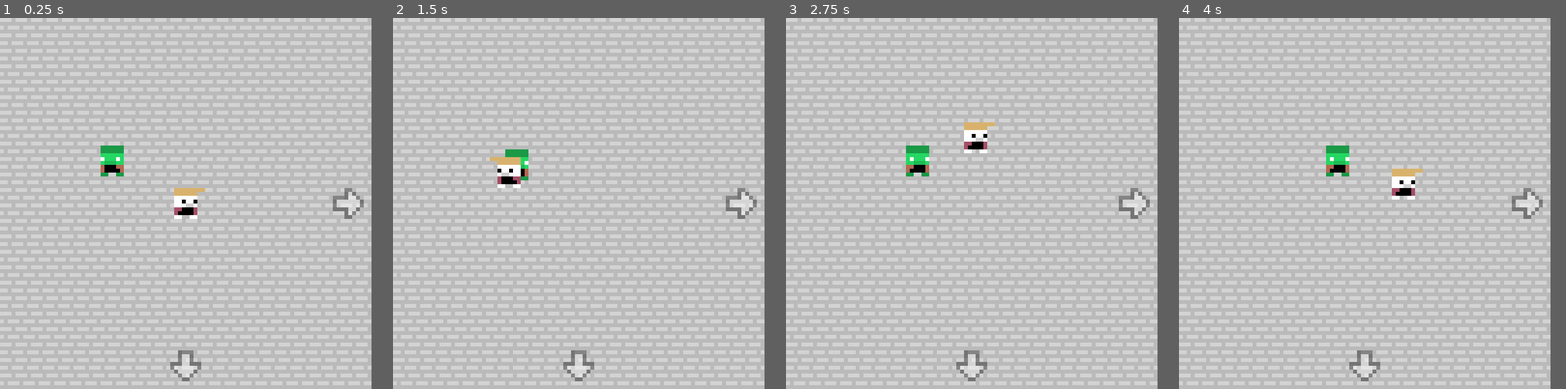
Above: before the commit, frames 1-4 (left to right).
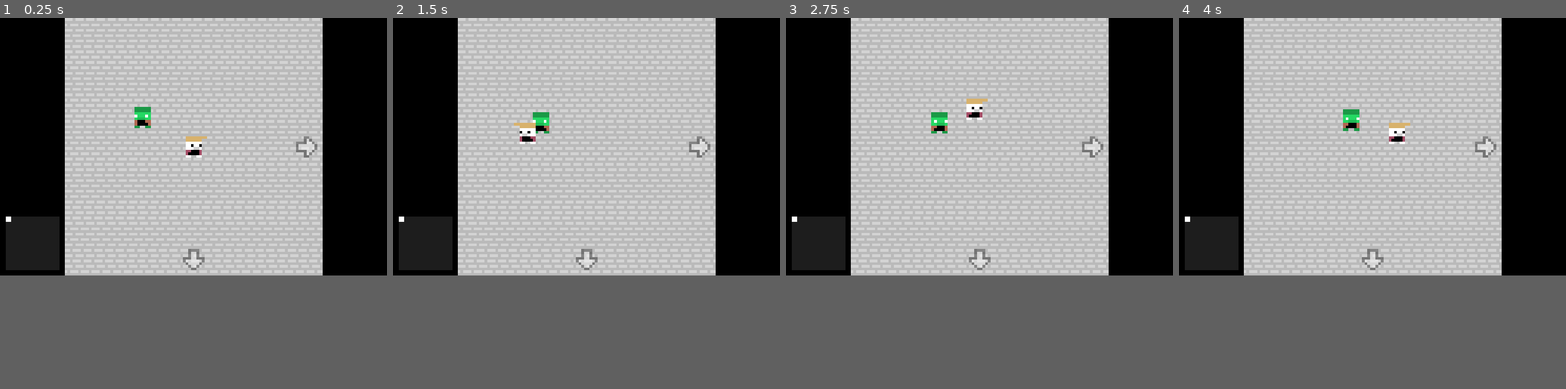
Above: after the commit, the same moments.

Repository: sjerpsthomas/escaping-laon
Game: Godot game, scene res://world/world.tscn
The game is run twice, just before and just after one commit, with the same random seed, the same clock (stepped at 60 frames per second) and the same inputs.
Inputs (mouse positions are in pixels of both pictures, inside the frame that each line leads up to):
- Up to frame 1 (0.25 s): no input
- Up to frame 2 (1.5 s): tap Enter at 0.5 s; move the mouse to (505, 158) at 0.52 s; press the mouse at (505, 158) at 0.53 s; move the mouse to (505, 222) at 1.27 s; release the mouse at (505, 222) at 1.28 s; click (505, 222) at 1.35 s
- Up to frame 3 (2.75 s): tap Space at 2 s; move the mouse to (1010, 121) at 2.02 s; press the mouse at (1010, 121) at 2.03 s
- Up to frame 4 (4 s): move the mouse to (1345, 277) at 2.77 s; release the mouse at (1345, 277) at 2.78 s; click (1345, 277) at 2.85 s; move the mouse to (1476, 259) at 3.52 s; press the mouse at (1476, 259) at 3.53 s
In our replay, the window is 768x768 before the commit and 800x533 after it. These sizes can differ from the game's own. Grey fills any space a smaller window leaves; there, only what the larger window draws over its background counts as a difference.

The runs differ from the first frame. In frame 1, 54% of the frame differs, in the area x 0-96%, y 0-99%; in frame 2, 54%; in frame 3, 54%; in frame 4, 54%.

Commit message:
Add minimap

Diff:
--- a/player/player.gd
+++ b/player/player.gd
@@ -15,6 +15,8 @@
 		var mouse_pos := get_global_mouse_position().round()
 		global_position = global_position.move_toward(mouse_pos, delta * 30)
 
+	position = position.clamp(Vector2(-48, -48), Vector2(48, 48))
+
 	# flip sprite
 	if roundi(prev_x) != roundi(global_position.x):
 		sprite.scale.x = -1 if prev_x > global_position.x else 1
--- a/project.godot
+++ b/project.godot
@@ -17,7 +17,6 @@
 
 [display]
 
-window/size/viewport_width=768
 window/size/viewport_height=768
 window/size/resizable=false
 window/stretch/mode="viewport"
--- a/world/arrow/arrow.gd
+++ b/world/arrow/arrow.gd
@@ -31,7 +31,7 @@
 	var player: Player = world_tile.player
 	var dist := global_position.distance_to(player.global_position)
 
-	if not Input.is_mouse_button_pressed(MOUSE_BUTTON_LEFT) or not Rect2(Vector2(-6, -6), Vector2(12, 12)).has_point(mouse_pos) or dist > 10:
+	if not Input.is_mouse_button_pressed(MOUSE_BUTTON_LEFT) or not Rect2(Vector2(-8, -8), Vector2(16, 16)).has_point(mouse_pos) or dist > 10:
 		go_timer /= 1.1
 		return
 
--- /dev/null
+++ b/world/ui.gd
@@ -0,0 +1,9 @@
+extends Control
+
+
+@onready var world := get_parent() as World
+
+func _process(delta: float) -> void:
+	position = world.camera.position - Vector2(72, 48)
+
+	$Minimap/Dot.position = world.current_coords * 2
--- a/world/world.tscn
+++ b/world/world.tscn
@@ -1,15 +1,50 @@
-[gd_scene load_steps=3 format=3 uid="uid://dypoyjxmbl7oj"]
+[gd_scene load_steps=4 format=3 uid="uid://dypoyjxmbl7oj"]
 
 [ext_resource type="Script" path="res://world/world.gd" id="1_lc4fv"]
 [ext_resource type="Script" path="res://world/camera.gd" id="3_fahtr"]
+[ext_resource type="Script" path="res://world/ui.gd" id="3_luqe2"]
 
 [node name="World" type="Node2D"]
 texture_filter = 1
 script = ExtResource("1_lc4fv")
-size = Vector2i(4, 3)
+size = Vector2i(10, 10)
 
 [node name="Tiles" type="Node2D" parent="."]
 
 [node name="Camera" type="Camera2D" parent="."]
 script = ExtResource("3_fahtr")
 metadata/_edit_lock_ = true
+
+[node name="UI" type="Control" parent="."]
+z_index = 2
+layout_mode = 3
+anchors_preset = 0
+offset_right = 144.0
+offset_bottom = 96.0
+script = ExtResource("3_luqe2")
+
+[node name="LeftBar" type="ColorRect" parent="UI"]
+layout_mode = 0
+offset_right = 24.0
+offset_bottom = 96.0
+color = Color(0, 0, 0, 1)
+
+[node name="RightBar" type="ColorRect" parent="UI"]
+layout_mode = 0
+offset_left = 120.0
+offset_right = 144.0
+offset_bottom = 96.0
+color = Color(0, 0, 0, 1)
+
+[node name="Minimap" type="ColorRect" parent="UI"]
+layout_mode = 0
+offset_left = 2.0
+offset_top = 74.0
+offset_right = 22.0
+offset_bottom = 94.0
+color = Color(0.114897, 0.114897, 0.114897, 1)
+
+[node name="Dot" type="ColorRect" parent="UI/Minimap"]
+layout_mode = 0
+offset_right = 2.0
+offset_bottom = 2.0
